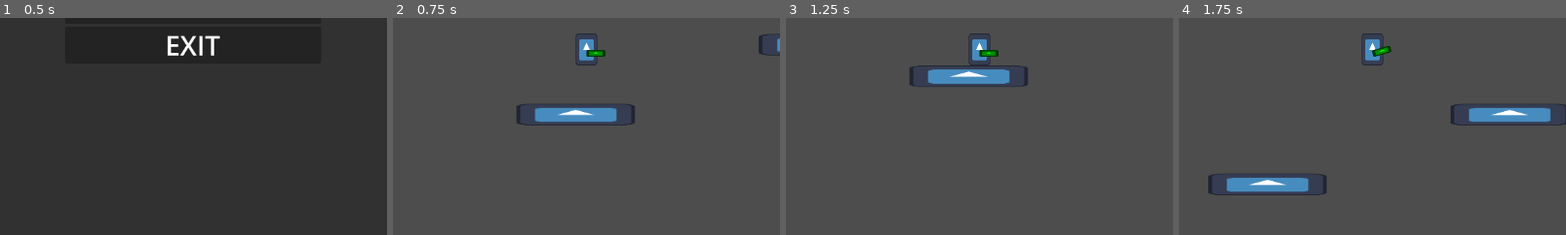
Above: before the commit, frames 1-4 (left to right).
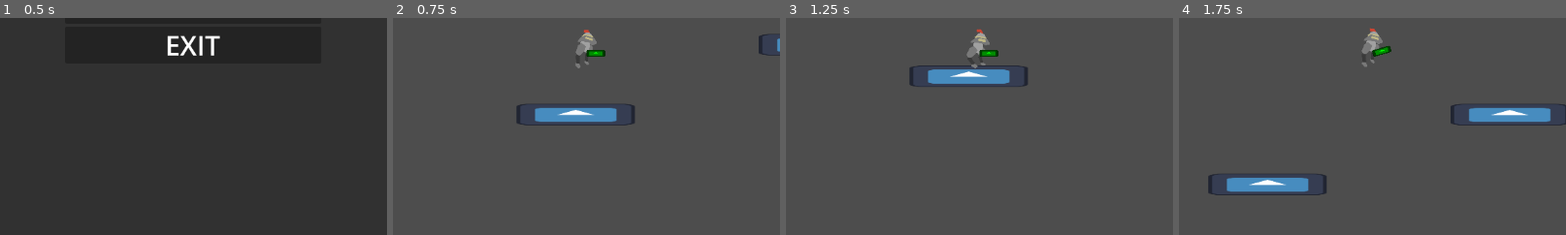
Above: after the commit, the same moments.

Repository: Cyberiada2025-2026/battle-of-pobliz
Game: Godot game, scene res://scenes/empty_scene.tscn
Same seed, same stepped clock (60 frames per second), same inputs: the game is played once before the commit and once after it. The engine's default icon, where the game draws it, is replaced by a stand-in: a white triangle on a blue panel in a dark square.
Inputs (mouse positions are % of the whole screen's width and height, from its top left):
- Up to frame 1 (0.5 s): no input
- Up to frame 2 (0.75 s): click (50, 45) at 0.5 s
- Up to frame 3 (1.25 s): no input
- Up to frame 4 (1.75 s): move the mouse to (72, 45) at 1.27 s; hold D (move_right) from 1.28 s (still down); tap W (jump) at 1.35, 1.52 s
The pictures show only the part of the screen within x 25-75%, y 48-98%; the shares and areas given below are measured in that part.

Frame 1 is identical in both runs. In frame 2, 0.6% of the frame differs, in the area x 47-53%, y 5-24%; in frame 3, 0.6%; in frame 4, 0.6%, in the area x 47-53%, y 4-23%.

Commit message:
add animation controller

Diff:
--- /dev/null
+++ b/characters/bodies/body_controller/animation_controller.gd
@@ -0,0 +1,24 @@
+class_name AnimationController
+extends Node
+
+@export var animated_sprite: AnimatedSprite2D
+@export var body: BodyController
+## key is an expression that evaluates to true when animation is supposed to be played
+## value is the name of the animation
+## earlier has precedence
+@export var animations: Array[ConditionalAnimation]
+
+func _process(_delta: float) -> void:
+	animated_sprite.flip_h = body.velocity.x < 0
+	for conditional_anim in animations:
+		var expression = Expression.new()
+		var animation_condition = conditional_anim.condition
+		var error = expression.parse(animation_condition)
+		if error != OK:
+			print(expression.get_error_text())
+			return
+		var result = expression.execute([], self)
+		if not expression.has_execute_failed():
+			if result and animated_sprite.animation != conditional_anim.animation_name:
+				animated_sprite.play(conditional_anim.animation_name)
+				return
--- /dev/null
+++ b/characters/bodies/body_controller/conditional_animation.gd
@@ -0,0 +1,5 @@
+class_name ConditionalAnimation
+extends Resource
+
+@export var condition: String
+@export var animation_name: String
--- a/characters/bodies/movement_components/jump_component.gd
+++ b/characters/bodies/movement_components/jump_component.gd
@@ -7,13 +7,21 @@
 var body: BodyController
 var _extra_jump_count = 0
 
+var is_jumping: bool = false
+
 func apply(_delta: float) -> void:
 	if body.is_on_floor():
 		_extra_jump_count = 0
+		is_jumping = false
+
+	if body.velocity.y > 0:
+		is_jumping = false
 
 	if Input.is_action_just_pressed("jump"):
 		if _extra_jump_count < max_extra_jump_count:
 			_extra_jump_count += 1
 			body.velocity.y = -jump_velocity
+			is_jumping = true
 		elif body.is_on_floor():
 			body.velocity.y = -jump_velocity
+			is_jumping = true
--- a/characters/bodies/prefabs/jumping_body.tscn
+++ b/characters/bodies/prefabs/jumping_body.tscn
@@ -1,25 +1,365 @@
 [gd_scene format=3 uid="uid://bd04here2r0gh"]
 
 [ext_resource type="Script" uid="uid://bhjdolxvwyq8j" path="res://characters/bodies/body_controller/body_controller.gd" id="1_hgofc"]
-[ext_resource type="Texture2D" uid="uid://c3k005nrcyle2" path="res://icon.svg" id="2_6lqb0"]
+[ext_resource type="Texture2D" uid="uid://s0ion4qqglsc" path="res://characters/bodies/spritesheets/jumping_body/Idle-spirtesheet.png" id="2_7vlab"]
+[ext_resource type="Texture2D" uid="uid://1tbri1xsykma" path="res://characters/bodies/spritesheets/jumping_body/Jump-spritesheet.png" id="2_ccsll"]
 [ext_resource type="Script" uid="uid://bmjqr5j3dytcc" path="res://characters/bodies/movement_components/gravity_component.gd" id="3_eey7s"]
 [ext_resource type="Script" uid="uid://cai4lr5qdgs4l" path="res://characters/bodies/movement_components/grounded_movement_component.gd" id="4_7vlab"]
+[ext_resource type="Texture2D" uid="uid://cnfsuo4o5l2lb" path="res://characters/bodies/spritesheets/jumping_body/Walk-spritesheet.png" id="4_ac3ir"]
 [ext_resource type="Script" uid="uid://bv0a0uif4y5pk" path="res://characters/bodies/movement_components/jump_component.gd" id="5_qtlex"]
 [ext_resource type="Script" uid="uid://bild5byc75yh0" path="res://characters/bodies/movement_components/dash_component.gd" id="6_7vlab"]
+[ext_resource type="Script" uid="uid://b0a8px7pp8pvt" path="res://characters/bodies/body_controller/animation_controller.gd" id="9_ac3ir"]
+[ext_resource type="Script" uid="uid://bawu1u45d1di1" path="res://characters/bodies/body_controller/conditional_animation.gd" id="10_uebjb"]
+
+[sub_resource type="AtlasTexture" id="AtlasTexture_ijxkh"]
+atlas = ExtResource("2_ccsll")
+region = Rect2(3520, 0, 320, 320)
+
+[sub_resource type="AtlasTexture" id="AtlasTexture_qtlex"]
+atlas = ExtResource("2_7vlab")
+region = Rect2(0, 0, 320, 320)
+
+[sub_resource type="AtlasTexture" id="AtlasTexture_ccsll"]
+atlas = ExtResource("2_7vlab")
+region = Rect2(320, 0, 320, 320)
+
+[sub_resource type="AtlasTexture" id="AtlasTexture_ac3ir"]
+atlas = ExtResource("2_7vlab")
+region = Rect2(640, 0, 320, 320)
+
+[sub_resource type="AtlasTexture" id="AtlasTexture_uebjb"]
+atlas = ExtResource("2_7vlab")
+region = Rect2(960, 0, 320, 320)
+
+[sub_resource type="AtlasTexture" id="AtlasTexture_rdsjl"]
+atlas = ExtResource("2_7vlab")
+region = Rect2(1280, 0, 320, 320)
+
+[sub_resource type="AtlasTexture" id="AtlasTexture_ay8ti"]
+atlas = ExtResource("2_7vlab")
+region = Rect2(1600, 0, 320, 320)
+
+[sub_resource type="AtlasTexture" id="AtlasTexture_4maix"]
+atlas = ExtResource("2_7vlab")
+region = Rect2(1920, 0, 320, 320)
+
+[sub_resource type="AtlasTexture" id="AtlasTexture_1f6tn"]
+atlas = ExtResource("2_7vlab")
+region = Rect2(2240, 0, 320, 320)
+
+[sub_resource type="AtlasTexture" id="AtlasTexture_05mpl"]
+atlas = ExtResource("2_7vlab")
+region = Rect2(2560, 0, 320, 320)
+
+[sub_resource type="AtlasTexture" id="AtlasTexture_nkorp"]
+atlas = ExtResource("2_7vlab")
+region = Rect2(2880, 0, 320, 320)
+
+[sub_resource type="AtlasTexture" id="AtlasTexture_g51ap"]
+atlas = ExtResource("2_7vlab")
+region = Rect2(3200, 0, 320, 320)
+
+[sub_resource type="AtlasTexture" id="AtlasTexture_460la"]
+atlas = ExtResource("2_7vlab")
+region = Rect2(3520, 0, 320, 320)
+
+[sub_resource type="AtlasTexture" id="AtlasTexture_c3i1v"]
+atlas = ExtResource("2_ccsll")
+region = Rect2(0, 0, 320, 320)
+
+[sub_resource type="AtlasTexture" id="AtlasTexture_5lub0"]
+atlas = ExtResource("2_ccsll")
+region = Rect2(320, 0, 320, 320)
+
+[sub_resource type="AtlasTexture" id="AtlasTexture_8pxol"]
+atlas = ExtResource("2_ccsll")
+region = Rect2(640, 0, 320, 320)
+
+[sub_resource type="AtlasTexture" id="AtlasTexture_5mulp"]
+atlas = ExtResource("2_ccsll")
+region = Rect2(960, 0, 320, 320)
+
+[sub_resource type="AtlasTexture" id="AtlasTexture_hjkil"]
+atlas = ExtResource("2_ccsll")
+region = Rect2(1280, 0, 320, 320)
+
+[sub_resource type="AtlasTexture" id="AtlasTexture_dt0v1"]
+atlas = ExtResource("2_ccsll")
+region = Rect2(1600, 0, 320, 320)
+
+[sub_resource type="AtlasTexture" id="AtlasTexture_mg046"]
+atlas = ExtResource("2_ccsll")
+region = Rect2(1920, 0, 320, 320)
+
+[sub_resource type="AtlasTexture" id="AtlasTexture_lsrbi"]
+atlas = ExtResource("2_ccsll")
+region = Rect2(2240, 0, 320, 320)
+
+[sub_resource type="AtlasTexture" id="AtlasTexture_qa1on"]
+atlas = ExtResource("2_ccsll")
+region = Rect2(2560, 0, 320, 320)
+
+[sub_resource type="AtlasTexture" id="AtlasTexture_5mce3"]
+atlas = ExtResource("2_ccsll")
+region = Rect2(2880, 0, 320, 320)
+
+[sub_resource type="AtlasTexture" id="AtlasTexture_gddak"]
+atlas = ExtResource("2_ccsll")
+region = Rect2(3200, 0, 320, 320)
+
+[sub_resource type="AtlasTexture" id="AtlasTexture_xbxg3"]
+atlas = ExtResource("2_ccsll")
+region = Rect2(3520, 0, 320, 320)
+
+[sub_resource type="AtlasTexture" id="AtlasTexture_adiod"]
+atlas = ExtResource("4_ac3ir")
+region = Rect2(0, 0, 320, 320)
+
+[sub_resource type="AtlasTexture" id="AtlasTexture_1vwmg"]
+atlas = ExtResource("4_ac3ir")
+region = Rect2(320, 0, 320, 320)
+
+[sub_resource type="AtlasTexture" id="AtlasTexture_kprix"]
+atlas = ExtResource("4_ac3ir")
+region = Rect2(640, 0, 320, 320)
+
+[sub_resource type="AtlasTexture" id="AtlasTexture_yj0sx"]
+atlas = ExtResource("4_ac3ir")
+region = Rect2(960, 0, 320, 320)
+
+[sub_resource type="AtlasTexture" id="AtlasTexture_48vco"]
+atlas = ExtResource("4_ac3ir")
+region = Rect2(1280, 0, 320, 320)
+
+[sub_resource type="AtlasTexture" id="AtlasTexture_xhea7"]
+atlas = ExtResource("4_ac3ir")
+region = Rect2(1600, 0, 320, 320)
+
+[sub_resource type="AtlasTexture" id="AtlasTexture_qytkk"]
+atlas = ExtResource("4_ac3ir")
+region = Rect2(1920, 0, 320, 320)
+
+[sub_resource type="AtlasTexture" id="AtlasTexture_uurs8"]
+atlas = ExtResource("4_ac3ir")
+region = Rect2(2240, 0, 320, 320)
+
+[sub_resource type="AtlasTexture" id="AtlasTexture_u0g2y"]
+atlas = ExtResource("4_ac3ir")
+region = Rect2(2560, 0, 320, 320)
+
+[sub_resource type="AtlasTexture" id="AtlasTexture_6263t"]
+atlas = ExtResource("4_ac3ir")
+region = Rect2(2880, 0, 320, 320)
+
+[sub_resource type="AtlasTexture" id="AtlasTexture_4jqwu"]
+atlas = ExtResource("4_ac3ir")
+region = Rect2(3200, 0, 320, 320)
+
+[sub_resource type="AtlasTexture" id="AtlasTexture_on5s4"]
+atlas = ExtResource("4_ac3ir")
+region = Rect2(3520, 0, 320, 320)
+
+[sub_resource type="AtlasTexture" id="AtlasTexture_4xdb8"]
+atlas = ExtResource("4_ac3ir")
+region = Rect2(3840, 0, 320, 320)
+
+[sub_resource type="AtlasTexture" id="AtlasTexture_cways"]
+atlas = ExtResource("4_ac3ir")
+region = Rect2(4160, 0, 320, 320)
+
+[sub_resource type="AtlasTexture" id="AtlasTexture_811jp"]
+atlas = ExtResource("4_ac3ir")
+region = Rect2(4480, 0, 320, 320)
+
+[sub_resource type="AtlasTexture" id="AtlasTexture_w1mr8"]
+atlas = ExtResource("4_ac3ir")
+region = Rect2(4800, 0, 320, 320)
+
+[sub_resource type="SpriteFrames" id="SpriteFrames_ijxkh"]
+animations = [{
+"frames": [{
+"duration": 1.0,
+"texture": SubResource("AtlasTexture_ijxkh")
+}],
+"loop": true,
+"name": &"fall",
+"speed": 24.0
+}, {
+"frames": [{
+"duration": 1.0,
+"texture": SubResource("AtlasTexture_qtlex")
+}, {
+"duration": 1.0,
+"texture": SubResource("AtlasTexture_ccsll")
+}, {
+"duration": 1.0,
+"texture": SubResource("AtlasTexture_ac3ir")
+}, {
+"duration": 1.0,
+"texture": SubResource("AtlasTexture_uebjb")
+}, {
+"duration": 1.0,
+"texture": SubResource("AtlasTexture_rdsjl")
+}, {
+"duration": 1.0,
+"texture": SubResource("AtlasTexture_ay8ti")
+}, {
+"duration": 1.0,
+"texture": SubResource("AtlasTexture_4maix")
+}, {
+"duration": 1.0,
+"texture": SubResource("AtlasTexture_1f6tn")
+}, {
+"duration": 1.0,
+"texture": SubResource("AtlasTexture_05mpl")
+}, {
+"duration": 1.0,
+"texture": SubResource("AtlasTexture_nkorp")
+}, {
+"duration": 1.0,
+"texture": SubResource("AtlasTexture_g51ap")
+}, {
+"duration": 1.0,
+"texture": SubResource("AtlasTexture_460la")
+}],
+"loop": true,
+"name": &"idle",
+"speed": 24.0
+}, {
+"frames": [{
+"duration": 1.0,
+"texture": SubResource("AtlasTexture_c3i1v")
+}, {
+"duration": 1.0,
+"texture": SubResource("AtlasTexture_5lub0")
+}, {
+"duration": 1.0,
+"texture": SubResource("AtlasTexture_8pxol")
+}, {
+"duration": 1.0,
+"texture": SubResource("AtlasTexture_5mulp")
+}, {
+"duration": 1.0,
+"texture": SubResource("AtlasTexture_hjkil")
+}, {
+"duration": 1.0,
+"texture": SubResource("AtlasTexture_dt0v1")
+}, {
+"duration": 1.0,
+"texture": SubResource("AtlasTexture_mg046")
+}, {
+"duration": 1.0,
+"texture": SubResource("AtlasTexture_lsrbi")
+}, {
+"duration": 1.0,
+"texture": SubResource("AtlasTexture_qa1on")
+}, {
+"duration": 1.0,
+"texture": SubResource("AtlasTexture_5mce3")
+}, {
+"duration": 1.0,
+"texture": SubResource("AtlasTexture_gddak")
+}, {
+"duration": 1.0,
+"texture": SubResource("AtlasTexture_xbxg3")
+}],
+"loop": false,
+"name": &"jump",
+"speed": 24.0
+}, {
+"frames": [{
+"duration": 1.0,
+"texture": SubResource("AtlasTexture_adiod")
+}, {
+"duration": 1.0,
+"texture": SubResource("AtlasTexture_1vwmg")
+}, {
+"duration": 1.0,
+"texture": SubResource("AtlasTexture_kprix")
+}, {
+"duration": 1.0,
+"texture": SubResource("AtlasTexture_yj0sx")
+}, {
+"duration": 1.0,
+"texture": SubResource("AtlasTexture_48vco")
+}, {
+"duration": 1.0,
+"texture": SubResource("AtlasTexture_xhea7")
+}, {
+"duration": 1.0,
+"texture": SubResource("AtlasTexture_qytkk")
+}, {
+"duration": 1.0,
+"texture": SubResource("AtlasTexture_uurs8")
+}, {
+"duration": 1.0,
+"texture": SubResource("AtlasTexture_u0g2y")
+}, {
+"duration": 1.0,
+"texture": SubResource("AtlasTexture_6263t")
+}, {
+"duration": 1.0,
+"texture": SubResource("AtlasTexture_4jqwu")
+}, {
+"duration": 1.0,
+"texture": SubResource("AtlasTexture_on5s4")
+}, {
+"duration": 1.0,
+"texture": SubResource("AtlasTexture_4xdb8")
+}, {
+"duration": 1.0,
+"texture": SubResource("AtlasTexture_cways")
+}, {
+"duration": 1.0,
+"texture": SubResource("AtlasTexture_811jp")
+}, {
+"duration": 1.0,
+"texture": SubResource("AtlasTexture_w1mr8")
+}],
+"loop": true,
+"name": &"run",
+"speed": 24.0
+}]
 
 [sub_resource type="CapsuleShape2D" id="CapsuleShape2D_laeud"]
 radius = 16.0
 height = 48.0
+
+[sub_resource type="Resource" id="Resource_rdsjl"]
+script = ExtResource("10_uebjb")
+condition = "body.velocity.is_zero_approx()"
+animation_name = "idle"
+metadata/_custom_type_script = "uid://bawu1u45d1di1"
+
+[sub_resource type="Resource" id="Resource_ay8ti"]
+script = ExtResource("10_uebjb")
+condition = "not is_zero_approx(body.velocity.x) and body.is_on_floor()"
+animation_name = "run"
+metadata/_custom_type_script = "uid://bawu1u45d1di1"
+
+[sub_resource type="Resource" id="Resource_4maix"]
+script = ExtResource("10_uebjb")
+condition = "body.find_child(\"JumpComponent\").is_jumping"
+animation_name = "jump"
+metadata/_custom_type_script = "uid://bawu1u45d1di1"
+
+[sub_resource type="Resource" id="Resource_1f6tn"]
+script = ExtResource("10_uebjb")
+condition = "body.velocity.y > 0 and !body.is_on_floor()"
+animation_name = "fall"
+metadata/_custom_type_script = "uid://bawu1u45d1di1"
 
 [node name="JumpingBody" type="CharacterBody2D" unique_id=1753823366 node_paths=PackedStringArray("movement_components")]
 collision_layer = 128
 script = ExtResource("1_hgofc")
 movement_components = [NodePath("GravityComponent"), NodePath("GroundedMovementComponent"), NodePath("JumpComponent"), NodePath("DashComponent")]
 
-[node name="Sprite2D" type="Sprite2D" parent="." unique_id=246461862]
-position = Vector2(0, -23.999998)
-scale = Vector2(0.25, 0.375)
-texture = ExtResource("2_6lqb0")
+[node name="AnimatedSprite2D" type="AnimatedSprite2D" parent="." unique_id=1052828906]
+position = Vector2(-1.1920929e-06, -27)
+scale = Vector2(0.2, 0.20000002)
+sprite_frames = SubResource("SpriteFrames_ijxkh")
+animation = &"fall"
+frame_progress = 0.6947117
 
 [node name="CollisionShape2D" type="CollisionShape2D" parent="." unique_id=1632693015]
 position = Vector2(0, -24)
@@ -39,7 +379,14 @@
 [node name="JumpComponent" type="Node" parent="." unique_id=2080854299]
 script = ExtResource("5_qtlex")
 jump_velocity = 600.0
+max_extra_jump_count = 0
 metadata/_custom_type_script = "uid://bv0a0uif4y5pk"
 
 [node name="DashComponent" type="Node" parent="." unique_id=802304448]
 script = ExtResource("6_7vlab")
+
+[node name="AnimationController" type="Node" parent="." unique_id=227096425 node_paths=PackedStringArray("animated_sprite", "body")]
+script = ExtResource("9_ac3ir")
+animated_sprite = NodePath("../AnimatedSprite2D")
+body = NodePath("..")
+animations = Array[ExtResource("10_uebjb")]([SubResource("Resource_rdsjl"), SubResource("Resource_ay8ti"), SubResource("Resource_4maix"), SubResource("Resource_1f6tn")])
Not shown, added: characters/bodies/body_controller/animation_controller.gd.uid
Not shown, added: characters/bodies/body_controller/conditional_animation.gd.uid
